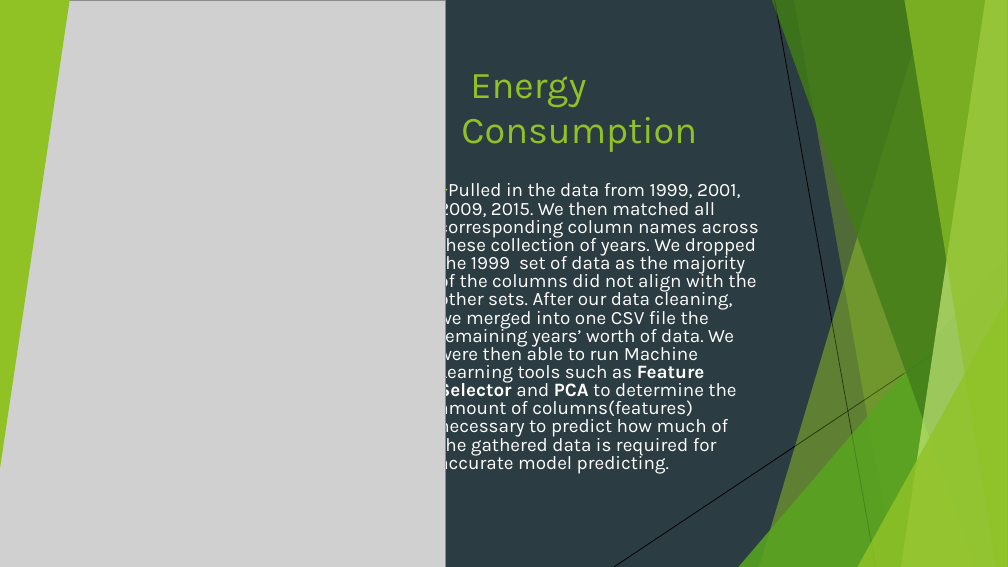
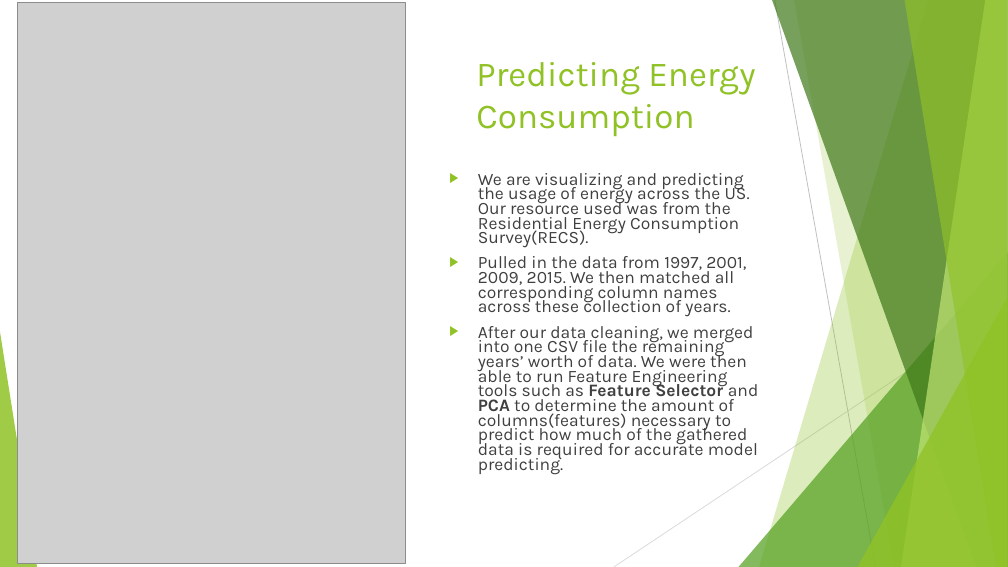
Before and after one commit to sigmanudude/ResidentialEnergyPrediction, a slide deck: slide 1 of PresentationSlide.pptx. Drawn at 1008x567 pixels with LibreOffice and Linux fonts; fonts in the diff are those of the drawing; grey boxes stand for pictures. Boxes give left, top, right and bottom in pixels: in the first picture for what was removed or moved away, otherwise in the second. Text is boxed around its words. In the diff, an @@ line names an element or a change of style, - is before the commit and + after.

Commit message:
Changes to presentation slide

```diff
--- a/PresentationSlide.pptx
+++ b/PresentationSlide.pptx
@@ background #2C3C43 to #FFFFFF @@
@@ triangle removed at bbox=[0, 0, 70, 469] @@
@@ triangle removed at bbox=[0, 0, 70, 469] @@
@@ picture: place and size @@
-picture at bbox=[0, 0, 445, 567]
+picture at bbox=[17, 2, 405, 564]
@@ line added from (775, 0) to (876, 567), #BFBFBF 0.75 pt @@
@@ text at bbox=[476, 62, 755, 137]: text changed; size 36 to 33.3 pt @@
-Energy
-Consumption
+Predicting Energy
+Consumption
@@ text at bbox=[478, 173, 759, 475]: text changed; size 18 to 16.6 pt; text colour #FFFFFF to #404040 @@
-▶ Pulled in the data from 1999, 2001, 2009, 2015. We then matched all corresponding column names across these collection of years. We dropped the 1999 set of data as the majority of the columns did not align with the other sets. After our data cleaning, we merged into one CSV file the remaining years’ worth of data. We were then able to run Machine Learning tools such as Feature Selector and PCA to determine the amount of columns(features) necessary to predict how much of the gathered data is required for accurate model predicting.
+▶ We are visualizing and predicting the usage of energy across the US. Our resource used was from the Residential Energy Consumption Survey(RECS).
+▶ Pulled in the data from 1997, 2001, 2009, 2015. We then matched all corresponding column names across these collection of years.
+▶ After our data cleaning, we merged into one CSV file the remaining years’ worth of data. We were then able to run Feature Engineering tools such as Feature Selector and PCA to determine the amount of columns(features) necessary to predict how much of the gathered data is required for accurate model predicting.
@@ line added from (1008, 305) to (614, 567), #D9D9D9 0.75 pt @@
@@ group removed at bbox=[0, 0, 1008, 567]: 5 freeform shapes, 3 triangles, 2 lines @@
@@ triangle added at bbox=[0, 332, 37, 567], fill #90C226 at 85% opacity @@
```
Also in this commit, not shown: 1 other slide changed, 1 slide added, 1 slide removed, 5 other files.
